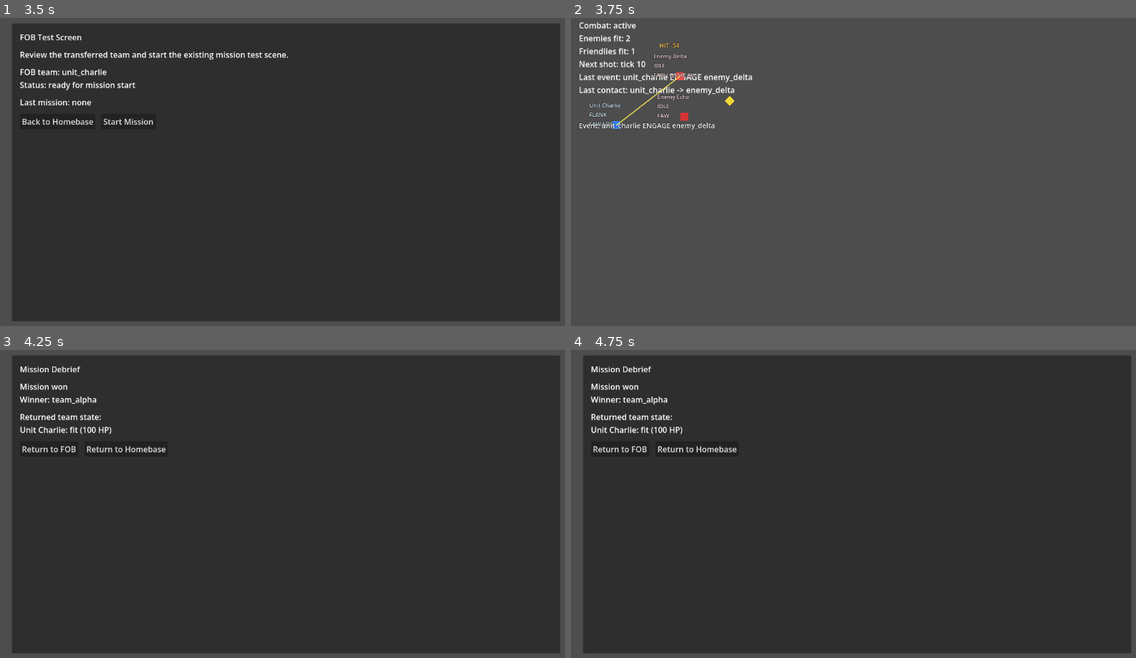
Above: before the commit, frames 1-4 (two rows, left to right).
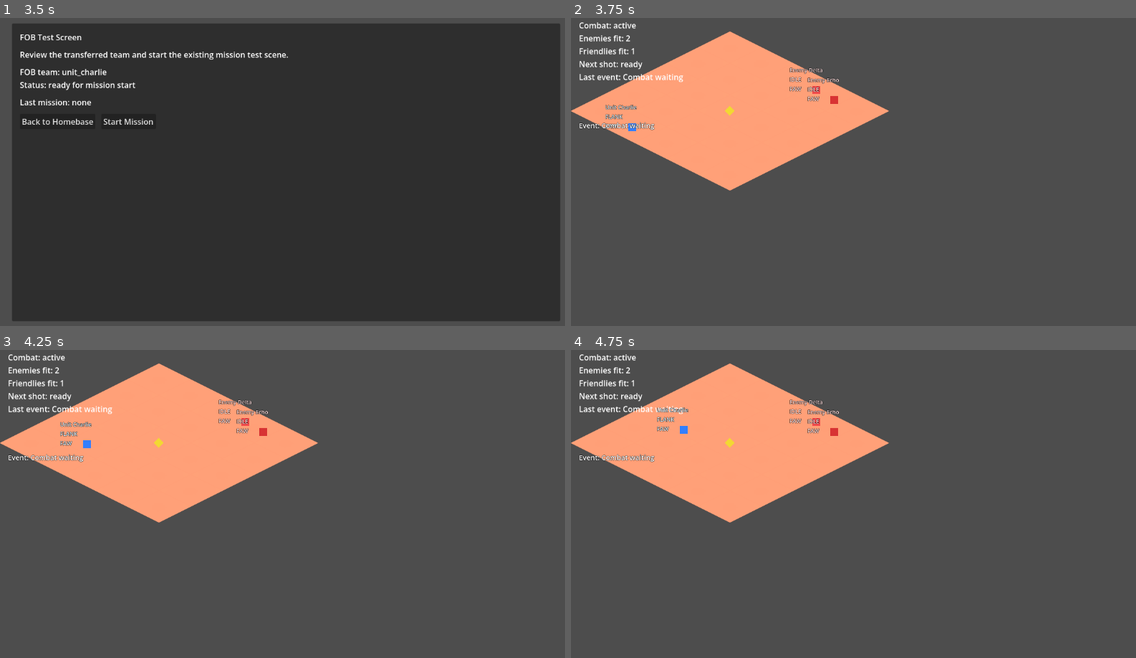
Above: after the commit, the same moments.

Repository: 0klabauta0-jpg/Sternenbuergerchen
Game: Godot game, scene res://scenes/meta/meta_layer_test.tscn
The game is run twice, just before and just after one commit, with the same random seed, the same clock (stepped at 60 frames per second) and the same inputs.
Inputs:
- Up to frame 1 (3.5 s): click "Unit Alpha (unit_alpha / team…" at 0.5 s; click "Unit Bravo (unit_bravo / team…" at 1.25 s; click "Unit Charlie (unit_charlie / …" at 2 s; click "Transfer Team to FOB" at 2.75 s
- Up to frame 2 (3.75 s): click "Start Mission" at 3.5 s
- Up to frame 3 (4.25 s): no input
- Up to frame 4 (4.75 s): no input

Frame 1 is identical in both runs. In frame 2, 15% of the frame differs, in the area x 0-57%, y 4-57%; in frame 3, 94%, in the area x 0-100%, y 1-99%; in frame 4, 94%.

Commit message:
Add flat isometric terrain base v1

Diff:
--- /dev/null
+++ b/scenes/maps/iso_terrain_base_v1.tscn
@@ -0,0 +1,172 @@
+[gd_scene load_steps=2 format=3]
+
+[ext_resource type="Texture2D" path="res://Assets/kenney_space-kit/Isometric/terrain_SW.png" id="1_terrain"]
+
+[node name="IsoTerrainBaseV1" type="Node2D"]
+
+[node name="Terrain" type="Node2D" parent="."]
+
+[node name="Tile_0_0" type="Sprite2D" parent="Terrain"]
+z_index = -20
+texture = ExtResource("1_terrain")
+centered = false
+position = Vector2(64, -243)
+
+[node name="Tile_0_1" type="Sprite2D" parent="Terrain"]
+z_index = -20
+texture = ExtResource("1_terrain")
+centered = false
+position = Vector2(0, -211)
+
+[node name="Tile_0_2" type="Sprite2D" parent="Terrain"]
+z_index = -20
+texture = ExtResource("1_terrain")
+centered = false
+position = Vector2(-64, -179)
+
+[node name="Tile_0_3" type="Sprite2D" parent="Terrain"]
+z_index = -20
+texture = ExtResource("1_terrain")
+centered = false
+position = Vector2(-128, -147)
+
+[node name="Tile_0_4" type="Sprite2D" parent="Terrain"]
+z_index = -20
+texture = ExtResource("1_terrain")
+centered = false
+position = Vector2(-192, -115)
+
+[node name="Tile_1_0" type="Sprite2D" parent="Terrain"]
+z_index = -20
+texture = ExtResource("1_terrain")
+centered = false
+position = Vector2(128, -211)
+
+[node name="Tile_1_1" type="Sprite2D" parent="Terrain"]
+z_index = -20
+texture = ExtResource("1_terrain")
+centered = false
+position = Vector2(64, -179)
+
+[node name="Tile_1_2" type="Sprite2D" parent="Terrain"]
+z_index = -20
+texture = ExtResource("1_terrain")
+centered = false
+position = Vector2(0, -147)
+
+[node name="Tile_1_3" type="Sprite2D" parent="Terrain"]
+z_index = -20
+texture = ExtResource("1_terrain")
+centered = false
+position = Vector2(-64, -115)
+
+[node name="Tile_1_4" type="Sprite2D" parent="Terrain"]
+z_index = -20
+texture = ExtResource("1_terrain")
+centered = false
+position = Vector2(-128, -83)
+
+[node name="Tile_2_0" type="Sprite2D" parent="Terrain"]
+z_index = -20
+texture = ExtResource("1_terrain")
+centered = false
+position = Vector2(192, -179)
+
+[node name="Tile_2_1" type="Sprite2D" parent="Terrain"]
+z_index = -20
+texture = ExtResource("1_terrain")
+centered = false
+position = Vector2(128, -147)
+
+[node name="Tile_2_2" type="Sprite2D" parent="Terrain"]
+z_index = -20
+texture = ExtResource("1_terrain")
+centered = false
+position = Vector2(64, -115)
+
+[node name="Tile_2_3" type="Sprite2D" parent="Terrain"]
+z_index = -20
+texture = ExtResource("1_terrain")
+centered = false
+position = Vector2(0, -83)
+
+[node name="Tile_2_4" type="Sprite2D" parent="Terrain"]
+z_index = -20
+texture = ExtResource("1_terrain")
+centered = false
+position = Vector2(-64, -51)
+
+[node name="Tile_3_0" type="Sprite2D" parent="Terrain"]
+z_index = -20
+texture = ExtResource("1_terrain")
+centered = false
+position = Vector2(256, -147)
+
+[node name="Tile_3_1" type="Sprite2D" parent="Terrain"]
+z_index = -20
+texture = ExtResource("1_terrain")
+centered = false
+position = Vector2(192, -115)
+
+[node name="Tile_3_2" type="Sprite2D" parent="Terrain"]
+z_index = -20
+texture = ExtResource("1_terrain")
+centered = false
+position = Vector2(128, -83)
+
+[node name="Tile_3_3" type="Sprite2D" parent="Terrain"]
+z_index = -20
+texture = ExtResource("1_terrain")
+centered = false
+position = Vector2(64, -51)
+
+[node name="Tile_3_4" type="Sprite2D" parent="Terrain"]
+z_index = -20
+texture = ExtResource("1_terrain")
+centered = false
+position = Vector2(0, -19)
+
+[node name="Tile_4_0" type="Sprite2D" parent="Terrain"]
+z_index = -20
+texture = ExtResource("1_terrain")
+centered = false
+position = Vector2(320, -115)
+
+[node name="Tile_4_1" type="Sprite2D" parent="Terrain"]
+z_index = -20
+texture = ExtResource("1_terrain")
+centered = false
+position = Vector2(256, -83)
+
+[node name="Tile_4_2" type="Sprite2D" parent="Terrain"]
+z_index = -20
+texture = ExtResource("1_terrain")
+centered = false
+position = Vector2(192, -51)
+
+[node name="Tile_4_3" type="Sprite2D" parent="Terrain"]
+z_index = -20
+texture = ExtResource("1_terrain")
+centered = false
+position = Vector2(128, -19)
+
+[node name="Tile_4_4" type="Sprite2D" parent="Terrain"]
+z_index = -20
+texture = ExtResource("1_terrain")
+centered = false
+position = Vector2(64, 13)
+
+[node name="spawn_alpha" type="Marker2D" parent="."]
+position = Vector2(128, 232)
+
+[node name="spawn_bravo" type="Marker2D" parent="."]
+position = Vector2(512, 168)
+
+[node name="objective_point" type="Marker2D" parent="."]
+position = Vector2(320, 200)
+
+[node name="flank_anchor_left" type="Marker2D" parent="."]
+position = Vector2(192, 264)
+
+[node name="flank_anchor_right" type="Marker2D" parent="."]
+position = Vector2(448, 136)
--- a/scenes/tests/mission_reactivity_test.tscn
+++ b/scenes/tests/mission_reactivity_test.tscn
@@ -10,6 +10,7 @@
 [ext_resource type="Script" path="res://scripts/tests/mission_test_setup.gd" id="8_setup"]
 [ext_resource type="Script" path="res://scripts/tests/mission_command_flow_driver.gd" id="9_flow"]
 [ext_resource type="Script" path="res://scripts/tests/mission_combat_loop_driver.gd" id="10_combat"]
+[ext_resource type="PackedScene" path="res://scenes/maps/iso_terrain_base_v1.tscn" id="11_map"]
 
 [node name="MissionReactivityTest" type="Node2D"]
 
@@ -19,6 +20,8 @@
 offset_right = 520.0
 offset_bottom = 212.0
 text = "Combat: waiting"
+
+[node name="MapRoot" parent="." instance=ExtResource("11_map")]
 
 [node name="SimulationRoot" type="Node" parent="."]
 script = ExtResource("1_simulation")
@@ -106,6 +109,10 @@
 runtime_leader_path = NodePath("../RuntimeLeader")
 unit_registry_path = NodePath("../UnitRegistry")
 ftl_registry_path = NodePath("../FTLRegistry")
+target_marker_path = NodePath("../TargetMarker")
+spawn_alpha_path = NodePath("../MapRoot/spawn_alpha")
+spawn_bravo_path = NodePath("../MapRoot/spawn_bravo")
+objective_point_path = NodePath("../MapRoot/objective_point")
 unit_paths = Array[NodePath]([NodePath("../UnitAlpha"), NodePath("../UnitBravo"), NodePath("../UnitCharlie"), NodePath("../EnemyDelta"), NodePath("../EnemyEcho")])
 
 [node name="DefendFlowDriver" type="Node" parent="."]
--- a/scripts/tests/mission_test_setup.gd
+++ b/scripts/tests/mission_test_setup.gd
@@ -4,6 +4,10 @@
 @export var runtime_leader_path: NodePath
 @export var unit_registry_path: NodePath
 @export var ftl_registry_path: NodePath
+@export var target_marker_path: NodePath
+@export var spawn_alpha_path: NodePath
+@export var spawn_bravo_path: NodePath
+@export var objective_point_path: NodePath
 @export var unit_paths: Array[NodePath] = []
 @export var selected_team_unit_ids: PackedStringArray = []
 
@@ -21,7 +25,16 @@
 		push_warning("MissionTestSetup requires direct references to RuntimeLeader, UnitRegistry and FTLRegistry.")
 		return
 
+	var spawn_alpha_marker := _resolve_marker(spawn_alpha_path)
+	var spawn_bravo_marker := _resolve_marker(spawn_bravo_path)
+	var objective_marker := _resolve_marker(objective_point_path)
+	var target_marker := _resolve_marker(target_marker_path)
+	if target_marker != null and objective_marker != null:
+		target_marker.global_position = objective_marker.global_position
+
 	var first_unit: Node = null
+	var friendly_spawn_index: int = 0
+	var enemy_spawn_index: int = 0
 	for unit_path in unit_paths:
 		var unit = get_node_or_null(unit_path)
 		if unit == null or not unit.has_method("get_unit_id"):
@@ -36,6 +49,15 @@
 			if unit is CanvasItem:
 				unit.visible = false
 			continue
+
+		if unit is Node2D:
+			var unit_node: Node2D = unit
+			if unit_team_id == team_id and spawn_alpha_marker != null:
+				unit_node.global_position = spawn_alpha_marker.global_position + _get_friendly_spawn_offset(friendly_spawn_index)
+				friendly_spawn_index += 1
+			elif unit_team_id != team_id and spawn_bravo_marker != null:
+				unit_node.global_position = spawn_bravo_marker.global_position + _get_enemy_spawn_offset(enemy_spawn_index)
+				enemy_spawn_index += 1
 
 		if unit is CanvasItem:
 			unit.visible = true
@@ -60,3 +82,33 @@
 		return true
 
 	return selected_team_unit_ids.has(unit_id)
+
+
+func _resolve_marker(node_path: NodePath) -> Marker2D:
+	if node_path.is_empty():
+		return null
+
+	return get_node_or_null(node_path) as Marker2D
+
+
+func _get_friendly_spawn_offset(index: int) -> Vector2:
+	var offsets: Array[Vector2] = [
+		Vector2(-24.0, 12.0),
+		Vector2(0.0, 0.0),
+		Vector2(24.0, -12.0),
+	]
+	if index >= 0 and index < offsets.size():
+		return offsets[index]
+
+	return Vector2(24.0 * float(index), 0.0)
+
+
+func _get_enemy_spawn_offset(index: int) -> Vector2:
+	var offsets: Array[Vector2] = [
+		Vector2(-18.0, -10.0),
+		Vector2(18.0, 10.0),
+	]
+	if index >= 0 and index < offsets.size():
+		return offsets[index]
+
+	return Vector2(18.0 * float(index), 0.0)
Binary file added: Assets/kenney_space-kit/Isometric/terrain_SW.png
Not shown, added: Assets/kenney_space-kit/Isometric/terrain_SW.png.import
Not shown: 1 places in scenes/tests/mission_reactivity_test.tscn that only renumber resources
Not shown, changed: docs/IMPLEMENTATION_STATUS.md
